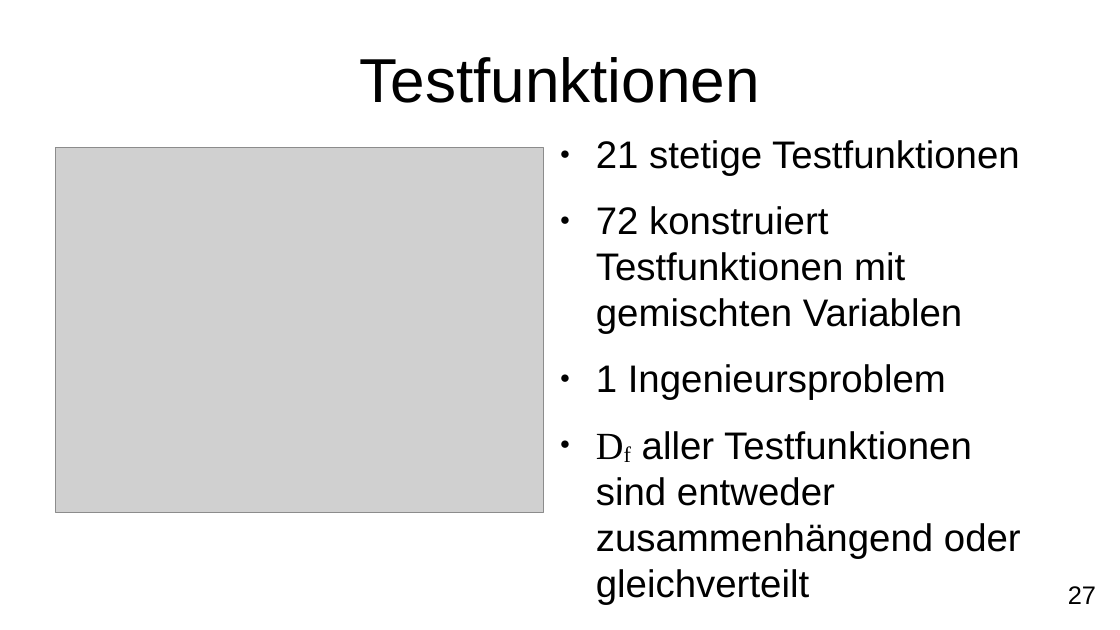
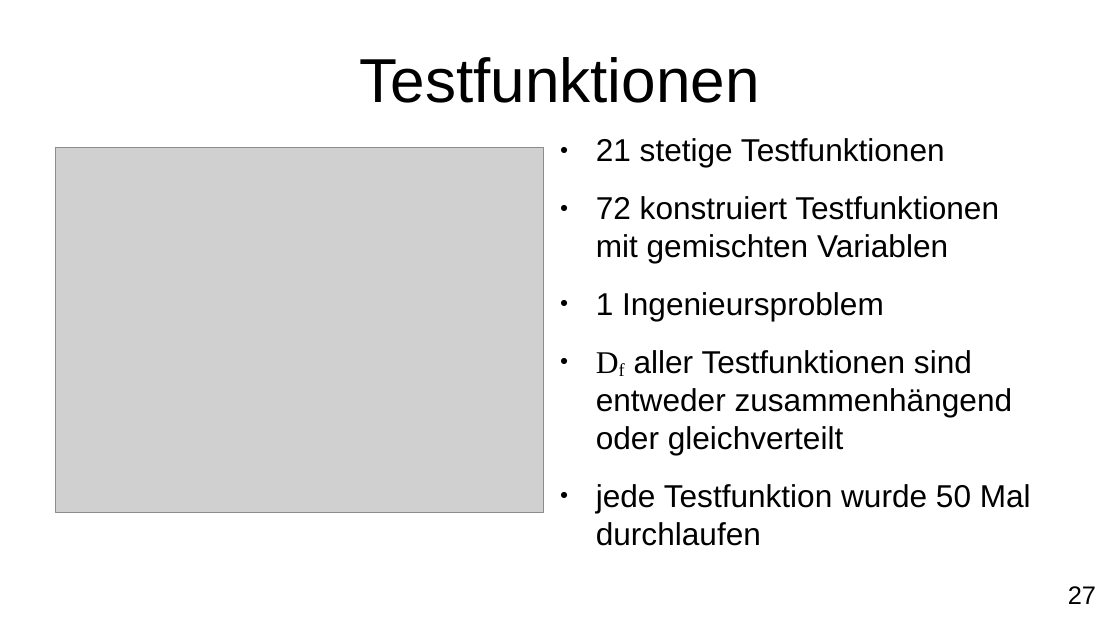
Before and after one commit to FXJackAll/Masterarbeit_Code, a slide deck: slide 27 of Masterarbeit_Verteidigung/Masterarbeit_Verteidigung.odp. Drawn at 1120x630 pixels with LibreOffice and Linux fonts; fonts in the diff are those of the drawing; grey boxes stand for pictures; background and template pictures are left out. Boxes give left, top, right and bottom in pixels: in the first picture for what was removed or moved away, otherwise in the second. Text is boxed around its words. In the diff, an @@ line names an element or a change of style, - is before the commit and + after.

```diff
--- a/Masterarbeit_Verteidigung/Masterarbeit_Verteidigung.odp
+++ b/Masterarbeit_Verteidigung/Masterarbeit_Verteidigung.odp
@@ text at bbox=[596, 138, 1013, 455]: size 27.2 to 22.4 pt in "21 stetige Testfunktionen", "72 konstruiert Testfunktionen mit gemischten Variablen", "1 Ingenieursproblem", "Df aller Testfunktionen sind entweder zusammenhängend oder ..." @@
@@ text at bbox=[596, 484, 1031, 513]: paragraph added @@
+● jede Testfunktion wurde 50 Mal durchlaufen
```
Also in this commit, not shown: 4 other slides changed, 4 slides added, 2 slides removed, 13 other files.
